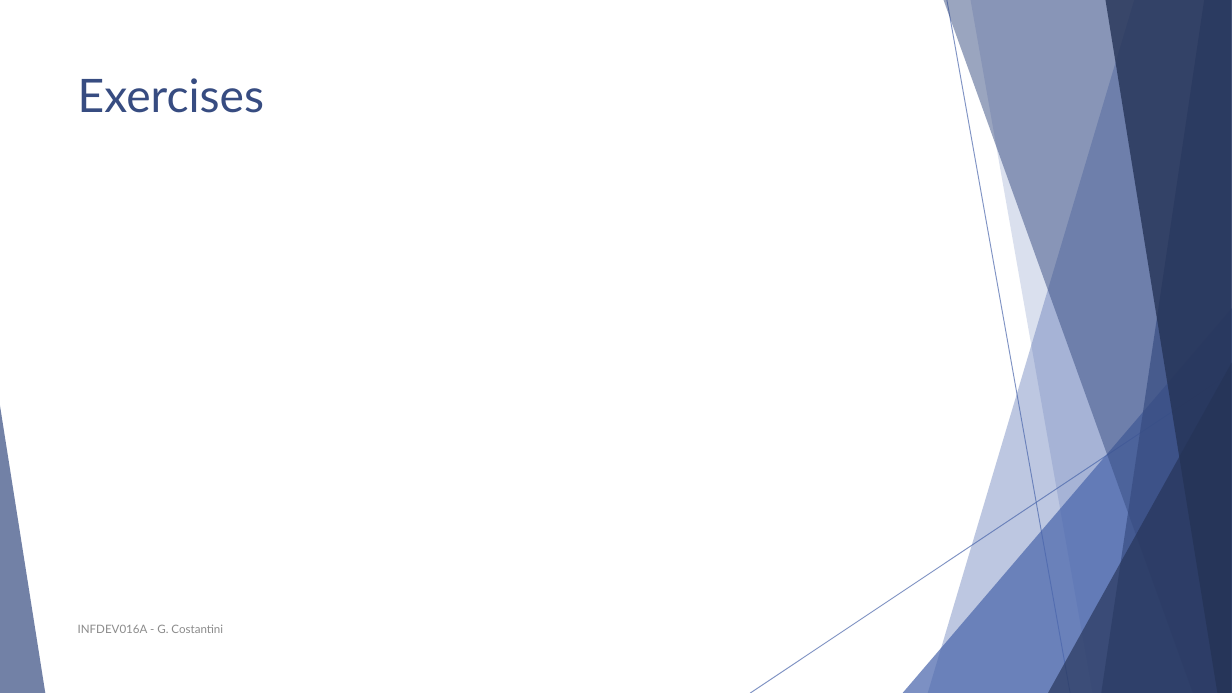
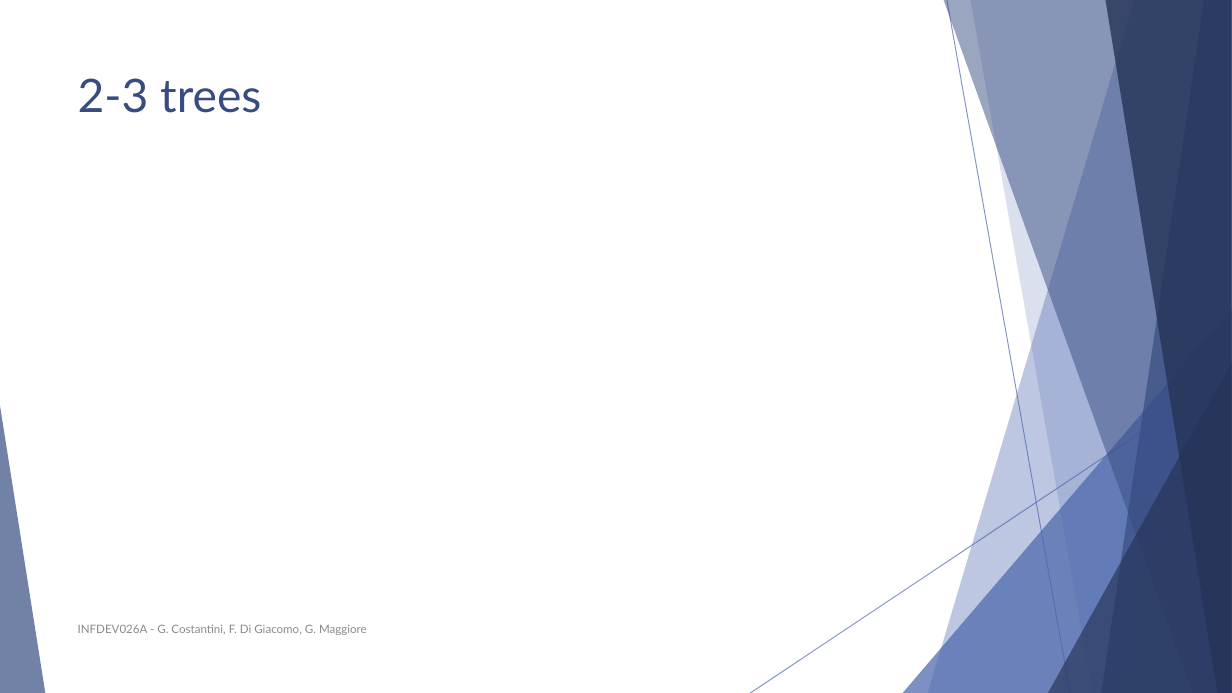
Before and after one commit to polyanos/INFDEV01-6A, a slide deck: slide 45 of Slides/Week 4 - Binary trees.pptx (slide 48 before the commit). Drawn at 1232x693 pixels with LibreOffice and Linux fonts; fonts in the diff are those of the drawing; grey boxes stand for pictures. Boxes give left, top, right and bottom in pixels: in the first picture for what was removed or moved away, otherwise in the second. Text is boxed around its words. In the diff, an @@ line names an element or a change of style, - is before the commit and + after.

```diff
--- a/Slides/Week 4 - Binary trees.pptx
+++ b/Slides/Week 4 - Binary trees.pptx
@@ title at (78,78,261,113): text changed @@
-Exercises
+2-3 trees
@@ text at (78,624,367,635): text changed @@
-INFDEV016A - G. Costantini
+INFDEV026A - G. Costantini, F. Di Giacomo, G. Maggiore
```
Also in this commit, not shown: 43 other slides changed, 12 slides added, 7 slides removed.
